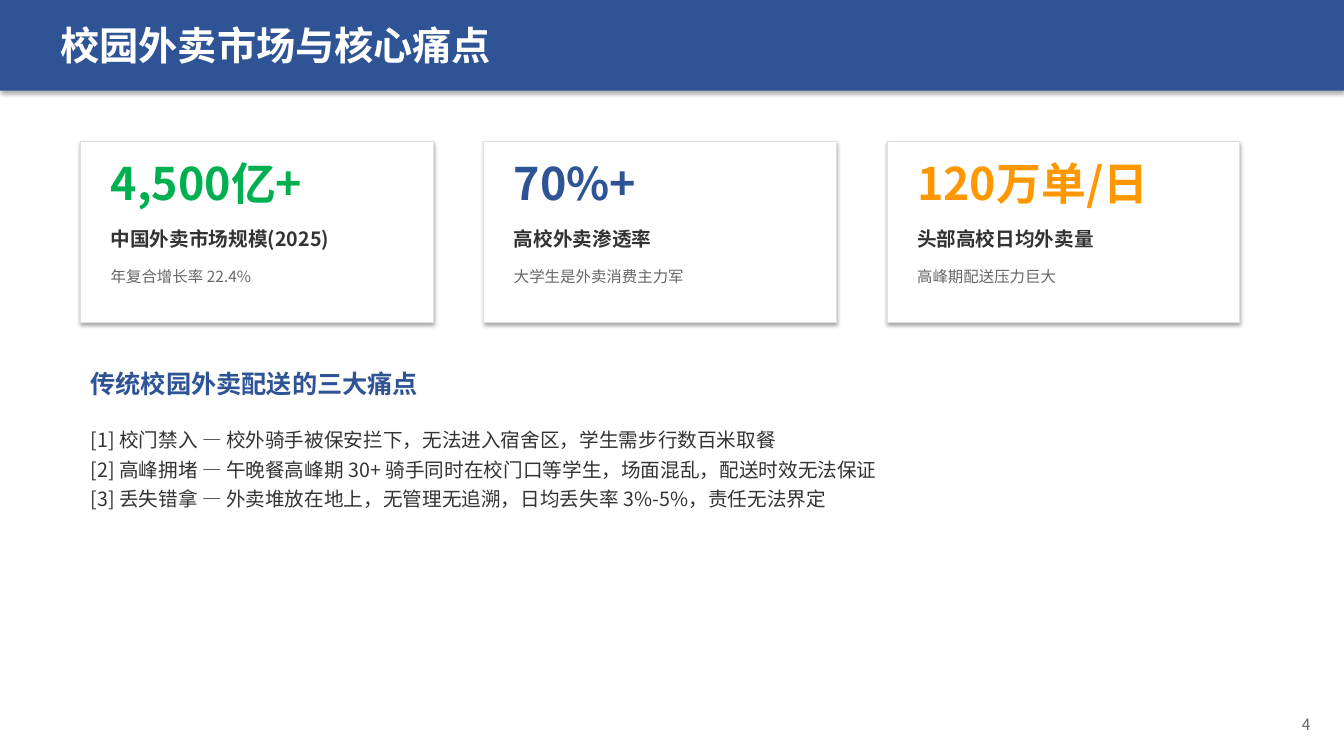
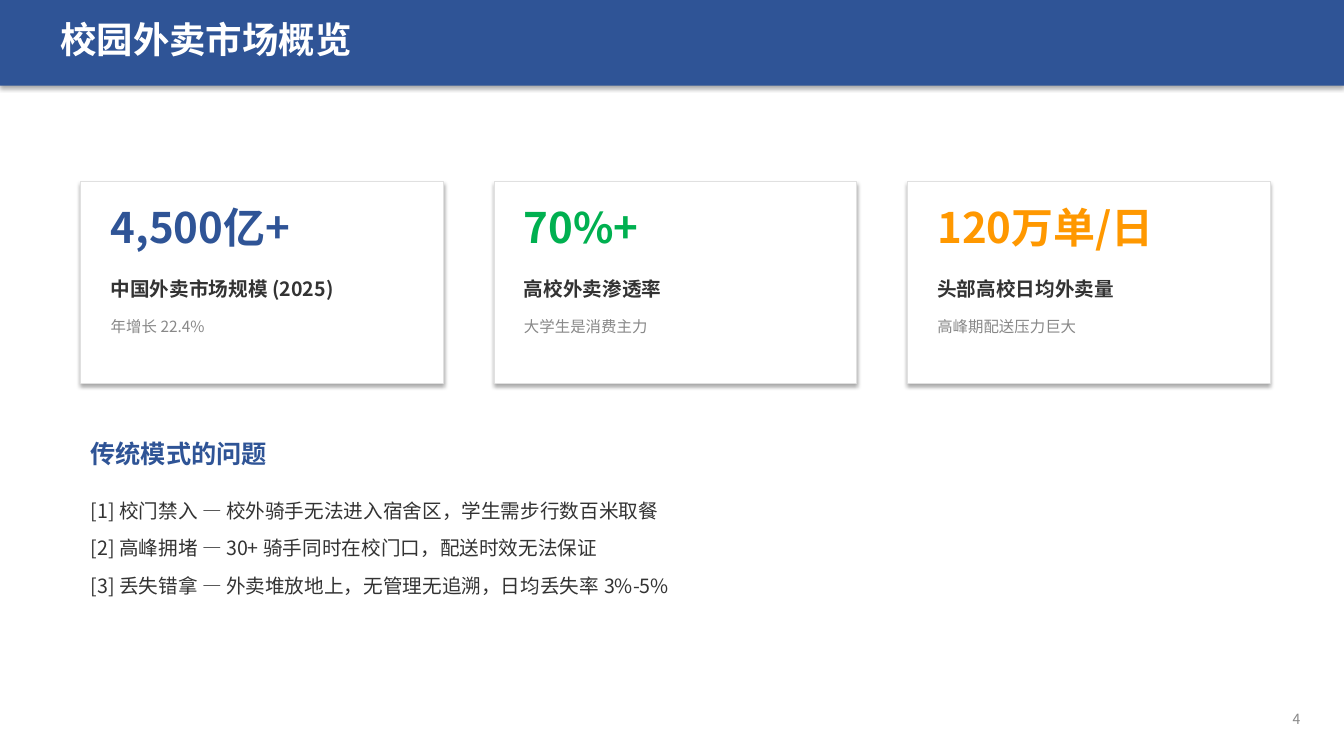
Before and after one commit to sou1maker/database, a slide deck: slide 4 of 校园外卖两段式配送系统_答辩汇报.pptx. Drawn at 1344x756 pixels with LibreOffice and Linux fonts; fonts in the diff are those of the drawing. Boxes give left, top, right and bottom in pixels: in the first picture for what was removed or moved away, otherwise in the second. Text is boxed around its words. In the diff, an @@ line names an element or a change of style, - is before the commit and + after.

```diff
--- a/校园外卖两段式配送系统_答辩汇报.pptx
+++ b/校园外卖两段式配送系统_答辩汇报.pptx
@@ rectangle: place and size @@
-rectangle at bbox=[0, 0, 1344, 91]
+rectangle at bbox=[0, 0, 1344, 86]
@@ text in rectangle at bbox=[60, 26, 491, 64]: text removed @@
-校园外卖市场与核心痛点
@@ text added at bbox=[60, 22, 351, 57], 26 pt, text #FFFFFF, bold @@
+校园外卖市场概览
@@ rectangle: place and size @@
-rectangle at bbox=[81, 141, 434, 323]
+rectangle at bbox=[81, 181, 444, 383]
@@ text "4,500亿+": place and size @@
-text "4,500亿+" at bbox=[111, 162, 303, 210]
+text "4,500亿+" at bbox=[111, 207, 291, 252]
@@ text "4,500亿+" at bbox=[111, 207, 291, 252]: size 32 to 30 pt, text colour #00B050 to #2F5496 @@
@@ rectangle: place and size @@
-rectangle at bbox=[484, 141, 837, 323]
+rectangle at bbox=[494, 181, 857, 383]
@@ text "70%+": place and size @@
-text "70%+" at bbox=[514, 166, 636, 201]
+text "70%+" at bbox=[524, 211, 639, 244]
@@ text "70%+" at bbox=[524, 211, 639, 244]: size 32 to 30 pt, text colour #2F5496 to #00B050 @@
@@ rectangle: place and size @@
-rectangle at bbox=[887, 141, 1240, 323]
+rectangle at bbox=[907, 181, 1270, 383]
@@ text "120万单/日": place and size @@
-text "120万单/日" at bbox=[917, 162, 1148, 208]
+text "120万单/日" at bbox=[937, 207, 1154, 251]
@@ text "120万单/日" at bbox=[937, 207, 1154, 251]: size 32 to 30 pt @@
@@ text at bbox=[111, 279, 333, 300]: spaces changed @@
-中国外卖市场规模(2025)
+中国外卖市场规模 (2025)
@@ text "高校外卖渗透率": place and size @@
-text "高校外卖渗透率" at bbox=[514, 229, 651, 248]
+text "高校外卖渗透率" at bbox=[524, 279, 661, 298]
@@ text "头部高校日均外卖量": place and size @@
-text "头部高校日均外卖量" at bbox=[917, 229, 1094, 248]
+text "头部高校日均外卖量" at bbox=[937, 279, 1114, 298]
@@ text at bbox=[111, 319, 205, 333]: text changed; text colour #666666 to #888888 @@
-年复合增长率 22.4%
+年增长 22.4%
@@ text at bbox=[524, 319, 647, 333]: text changed; text colour #666666 to #888888 @@
-大学生是外卖消费主力军
+大学生是消费主力
@@ text "高峰期配送压力巨大": place and size @@
-text "高峰期配送压力巨大" at bbox=[917, 269, 1056, 283]
+text "高峰期配送压力巨大" at bbox=[937, 319, 1076, 333]
@@ text "高峰期配送压力巨大" at bbox=[937, 319, 1076, 333]: text colour #666666 to #888888 @@
@@ text removed at bbox=[91, 371, 419, 396] @@
-传统校园外卖配送的三大痛点
@@ text added at bbox=[91, 441, 267, 466], 18 pt, text #2F5496, bold @@
+传统模式的问题
@@ text at bbox=[91, 501, 669, 597]: text changed @@
-[1] 校门禁入 — 校外骑手被保安拦下，无法进入宿舍区，学生需步行数百米取餐
-[2] 高峰拥堵 — 午晚餐高峰期 30+ 骑手同时在校门口等学生，场面混乱，配送时效无法保证
-[3] 丢失错拿 — 外卖堆放在地上，无管理无追溯，日均丢失率 3%-5%，责任无法界定
+[1] 校门禁入 — 校外骑手无法进入宿舍区，学生需步行数百米取餐
+[2] 高峰拥堵 — 30+ 骑手同时在校门口，配送时效无法保证
+[3] 丢失错拿 — 外卖堆放地上，无管理无追溯，日均丢失率 3%-5%
@@ text "4": place and size @@
-text "4" at bbox=[1302, 718, 1311, 730]
+text "4" at bbox=[1293, 714, 1301, 724]
@@ text "4" at bbox=[1293, 714, 1301, 724]: size 11 to 10 pt, text colour #666666 to #888888 @@
```
Also in this commit, not shown: 23 other slides changed, 18 slides added, 14 slides removed, 1 other file.
